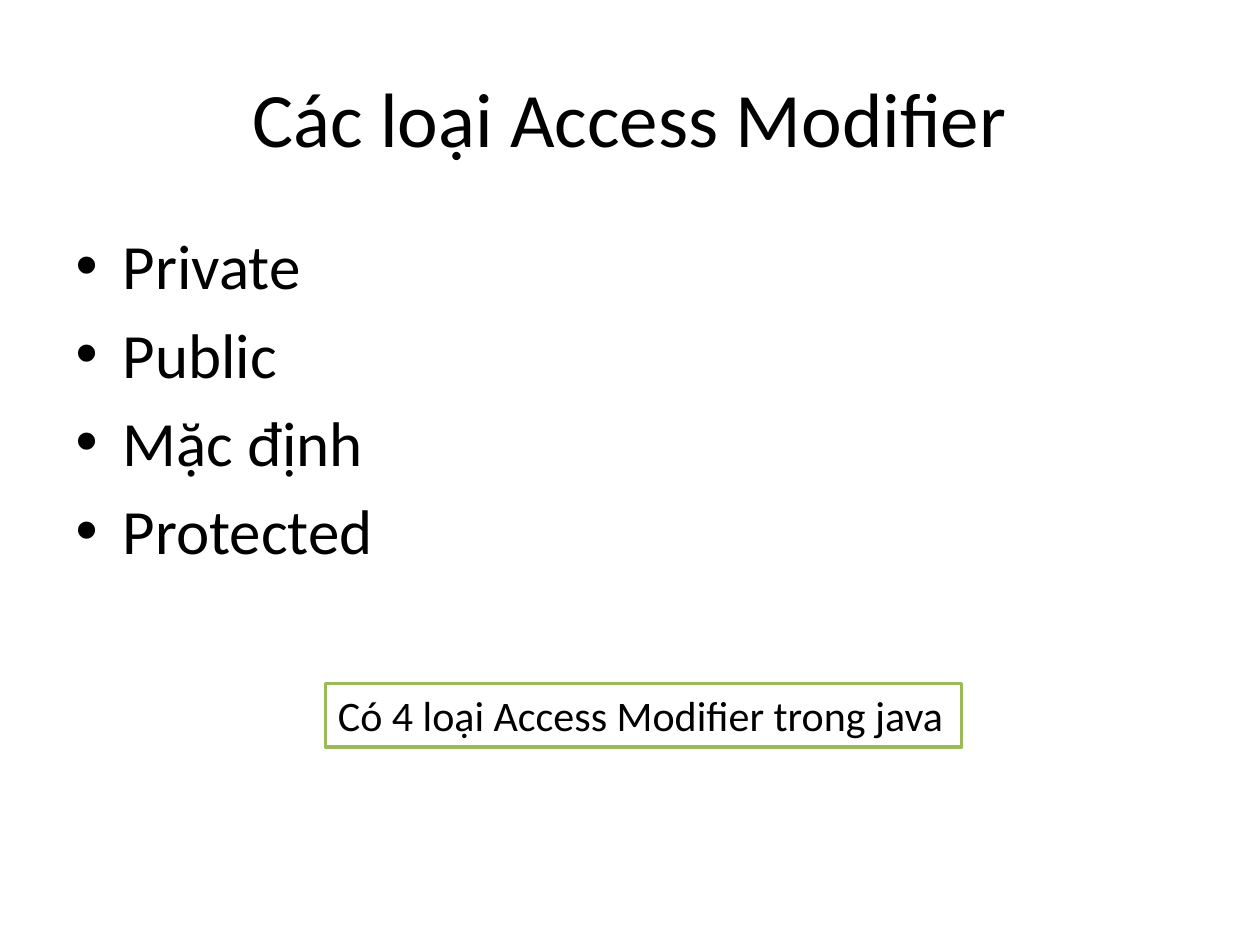
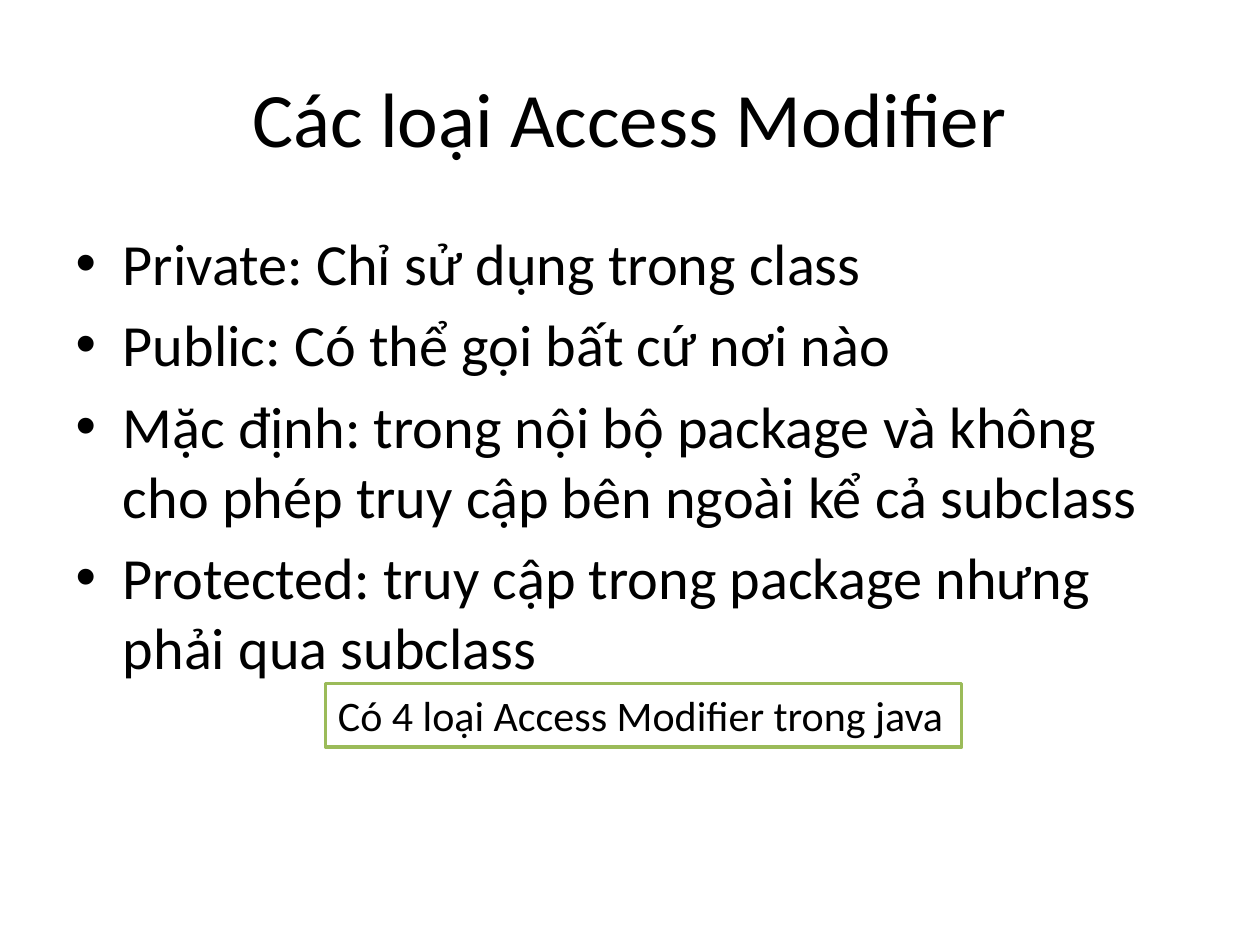
Before and after one commit to phithanh97cs/T3H, a slide deck: slide 9 of 3. Back-end/1. JavaCore/3-2. Access Modifier trong java.pptx. Drawn at 1260x945 pixels with LibreOffice and Linux fonts; fonts in the diff are those of the drawing. Boxes give left, top, right and bottom in pixels: in the first picture for what was removed or moved away, otherwise in the second. Text is boxed around its words. In the diff, an @@ line names an element or a change of style, - is before the commit and + after.

Commit message:
add ghi đè

```diff
--- a/3. Back-end/1. JavaCore/3-2. Access Modifier trong java.pptx
+++ b/3. Back-end/1. JavaCore/3-2. Access Modifier trong java.pptx
@@ text at <box>123,243,1135,609</box>: text changed; size 36 to 33.3 pt @@
-• Private
-• Public
-• Mặc định
-• Protected
+• Private: Chỉ sử dụng trong class
+• Public: Có thể gọi bất cứ nơi nào
+• Mặc định: trong nội bộ package và không cho phép truy cập bên ngoài kể cả subclass
+• Protected: truy cập trong package nhưng phải qua subclass
```
Also in this commit, not shown: 1 other slide changed, 3 slides added.
